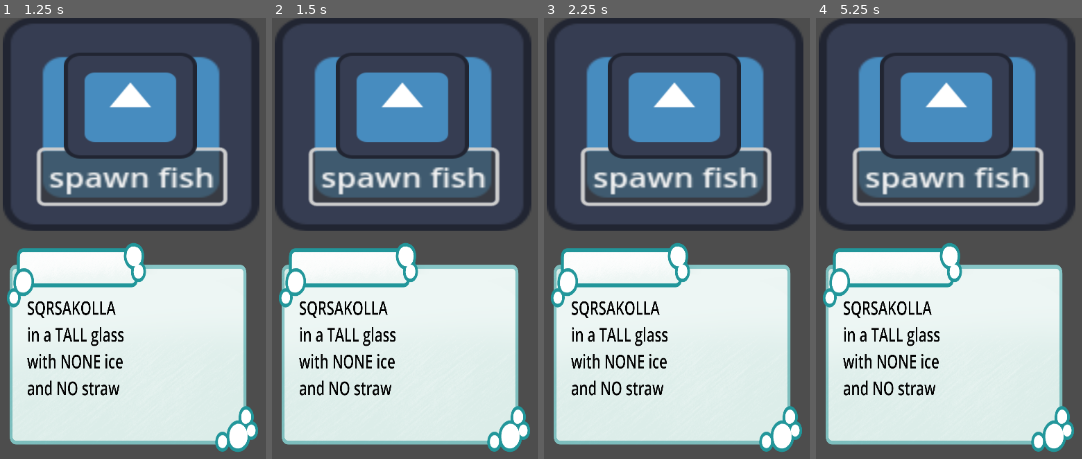
Above: before the commit, frames 1-4 (left to right).
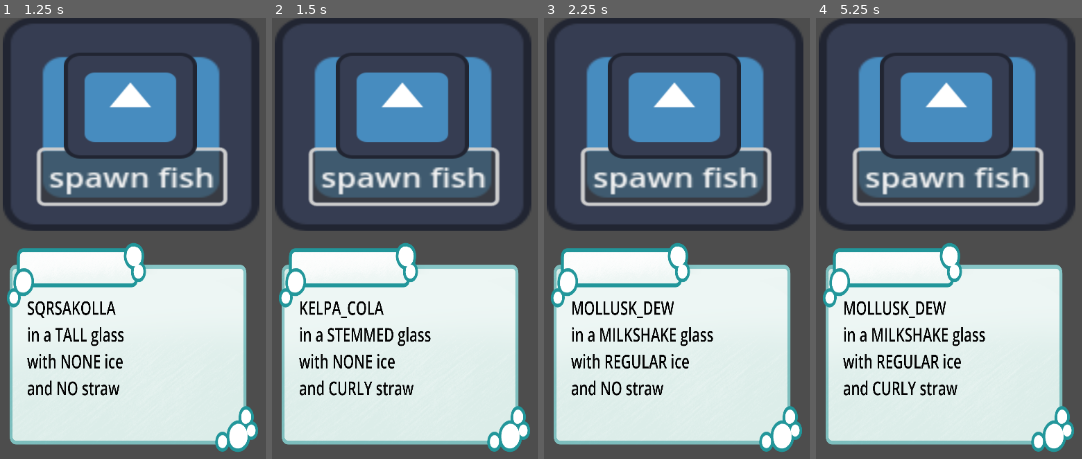
Above: after the commit, the same moments.

Repository: NagareNegishi/GGJ-Bar-acuda
Game: Godot game, scene res://Scenes/Game/Fish/fish_spawner.tscn
Two runs of this game, one before a commit and one after it. Both use one fixed random seed, a clock stepped at 60 frames per second and the inputs below. The project has no main scene, so this scene is started directly. The engine's default icon, where the game draws it, is replaced by a stand-in: a white triangle on a blue panel in a dark square.
Inputs:
- Up to frame 1 (1.25 s): click "spawn fish" at 0.5 s
- Up to frame 2 (1.5 s): click "spawn fish" at 1.25 s
- Up to frame 3 (2.25 s): click "spawn fish" at 2 s
- Up to frame 4 (5.25 s): tap Enter at 2.75, 4.25 s; tap Space at 3.5, 5 s

Frame 1 is identical in both runs. In frame 2, 2.1% of the frame differs, in the area x 10-60%, y 64-86%; in frame 3, 2.3%; in frame 4, 2.8%, in the area x 10-64%, y 64-86%.

Commit message:
pay test

Diff:
--- a/Scenes/Game/Fish/fish.gd
+++ b/Scenes/Game/Fish/fish.gd
@@ -97,6 +97,7 @@
 "to global? shop?"
 func make_payment():
 	pay.emit(satisfaction)
+	print("Paid %d" % satisfaction)
 
 # leave the shop
 func leave_shop():
--- a/Scenes/Game/Fish/fish_spawner.gd
+++ b/Scenes/Game/Fish/fish_spawner.gd
@@ -40,3 +40,8 @@
 
 func _on_button_pressed():
 	spawn_fish()
+
+
+	if current_fish != null:
+		current_fish.make_payment()
+		current_fish = null
